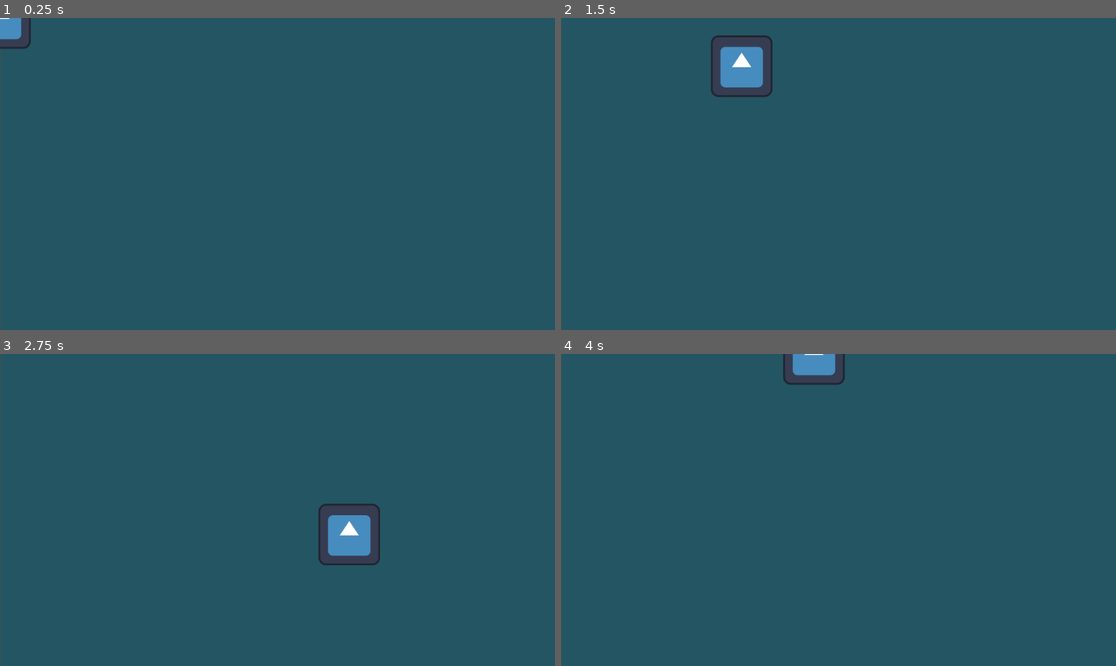
Above: before the commit, frames 1-4 (two rows, left to right).
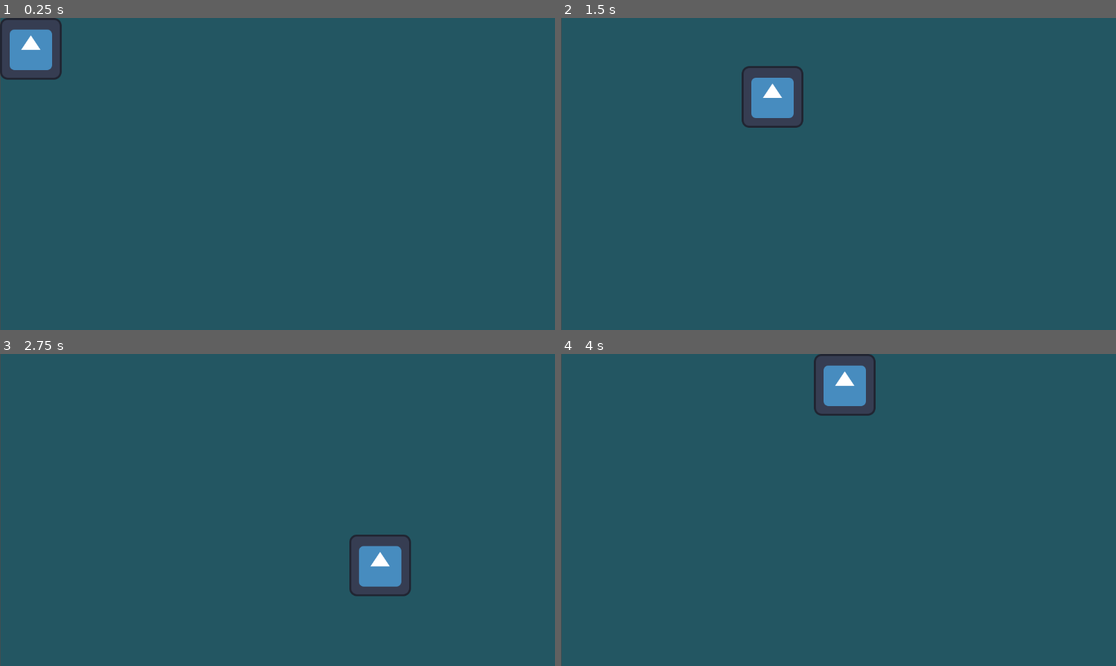
Above: after the commit, the same moments.

Repository: arko-poet/godot-games
Game: Godot game, scene res://main.tscn
Same seed, same stepped clock (60 frames per second), same inputs: the game is played once before the commit and once after it. The engine's default icon, where the game draws it, is replaced by a stand-in: a white triangle on a blue panel in a dark square.
Inputs:
- Up to frame 1 (0.25 s): no input
- Up to frame 2 (1.5 s): tap Enter at 0.5 s; hold D (move_right) 0.53-1.28 s; hold S (move_down) from 1.28 s (still down)
- Up to frame 3 (2.75 s): release S (move_down) at 2.03 s; hold D (move_right) from 2.03 s (still down)
- Up to frame 4 (4 s): release D (move_right) at 2.78 s; hold W (move_up) 2.78-3.53 s; hold A (move_left) from 3.53 s (still down)

The runs differ from the first frame. In frame 1, 2.0% of the frame differs, in the area x 0-12%, y 0-20%; in frame 2, 3.6%; in frame 3, 3.6%, in the area x 57-75%, y 47-78%; in frame 4, 2.6%.

Commit message:
feat: clamp player movement to viewport

Diff:
--- a/last_stand/main.gd
+++ b/last_stand/main.gd
@@ -1,7 +1,5 @@
 extends Node
 
-
-const PLAYER_SPEED := 500
 
 # Called when the node enters the scene tree for the first time.
 func _ready() -> void:
--- a/last_stand/player.gd
+++ b/last_stand/player.gd
@@ -15,3 +15,4 @@
 		movement_direction.x += 1
 
 	position += movement_direction.normalized() * PLAYER_SPEED * delta
+	position = position.clamp(Vector2.ZERO + texture.get_size() * 0.5, get_viewport_rect().size - texture.get_size() * 0.5)
